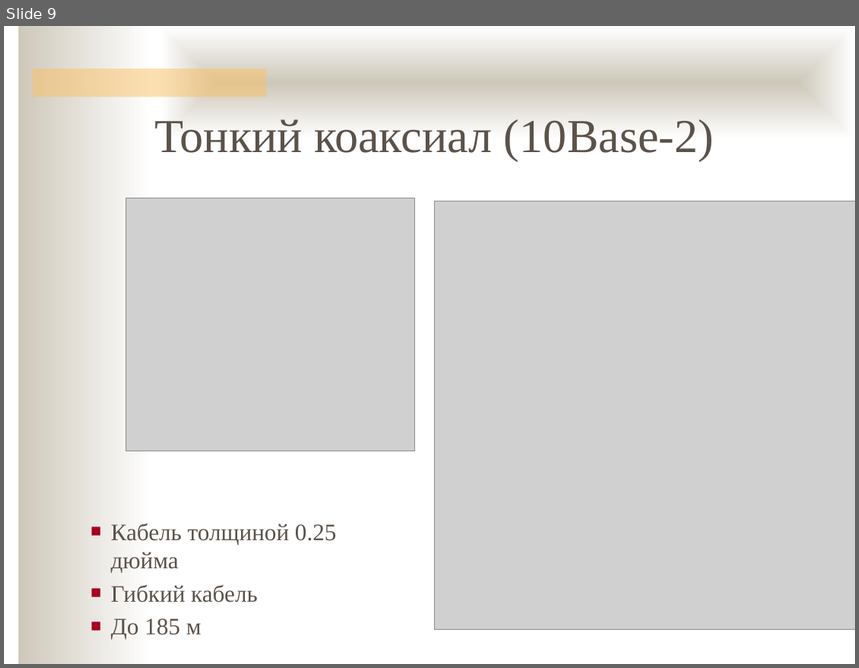
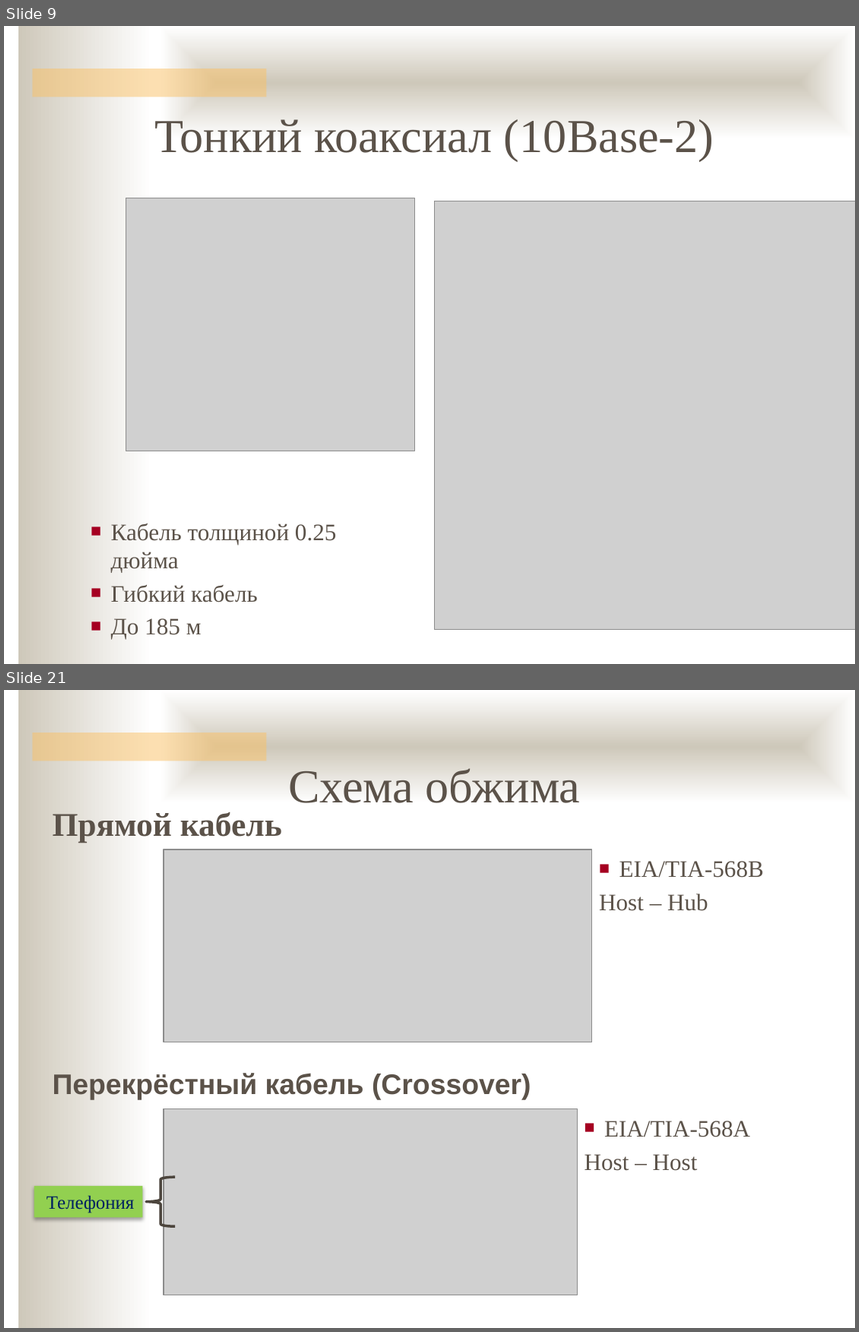
Before and after one commit to ukoloff/nets, a slide deck: 05.pptx. Shown one above the other, each under a label of ours: slide 9 before the commit, slides 9 and 21 after it; the slides between them are not shown. The pictures are 859x668 and 859x1332 pixels, drawn with LibreOffice and Linux fonts; fonts in the diff are those of the drawing; grey boxes stand for pictures; background and template pictures are left out. Boxes give left, top, right and bottom in pixels: in the first picture for what was removed or moved away, otherwise in the second. Text is boxed around its words. In the diff, an @@ line names an element or a change of style, - is before the commit and + after.

```diff
--- a/05.pptx
+++ b/05.pptx
@@ slide 21 added at <box>4,690,855,1328</box>, background #FFFFFF; not listed: 3 template elements that a slide beside it also shows @@
@@ text added at <box>288,768,581,803</box>, 40 pt, text #5B5249 @@
+Схема обжима
@@ text added at <box>53,812,282,843</box>, 28 pt, text #5B5249, bold @@
+Прямой кабель
@@ picture added at <box>164,850,592,1043</box> @@
@@ text added at <box>599,861,764,911</box>, 20 pt, text #5B5249 @@
+■ EIA/TIA-568B
+Host – Hub
@@ text added at <box>53,1073,531,1100</box>, 24 pt, text #5B5249, bold @@
+Перекрёстный кабель (Crossover)
@@ picture added at <box>164,1109,578,1295</box> @@
@@ text added at <box>585,1121,750,1171</box>, 20 pt, text #5B5249 @@
+■ EIA/TIA-568A
+Host – Host
@@ rectangle added at <box>34,1186,142,1217</box>, fill #92D050, 16 pt, text #002060 @@
+Телефония
@@ left brace added at <box>146,1178,175,1227</box>, outline #4C453D 2.25 pt @@
```
Also in this commit, not shown: 1 slide changed, 13 other slides added, 1 slide removed.
